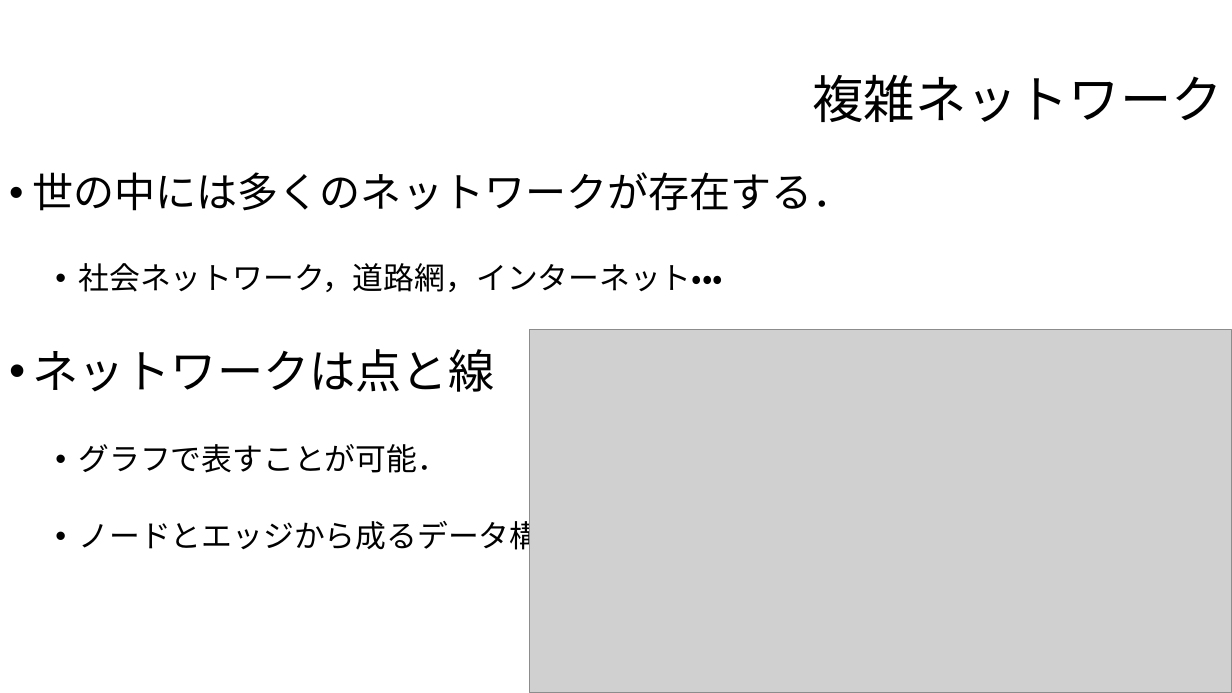
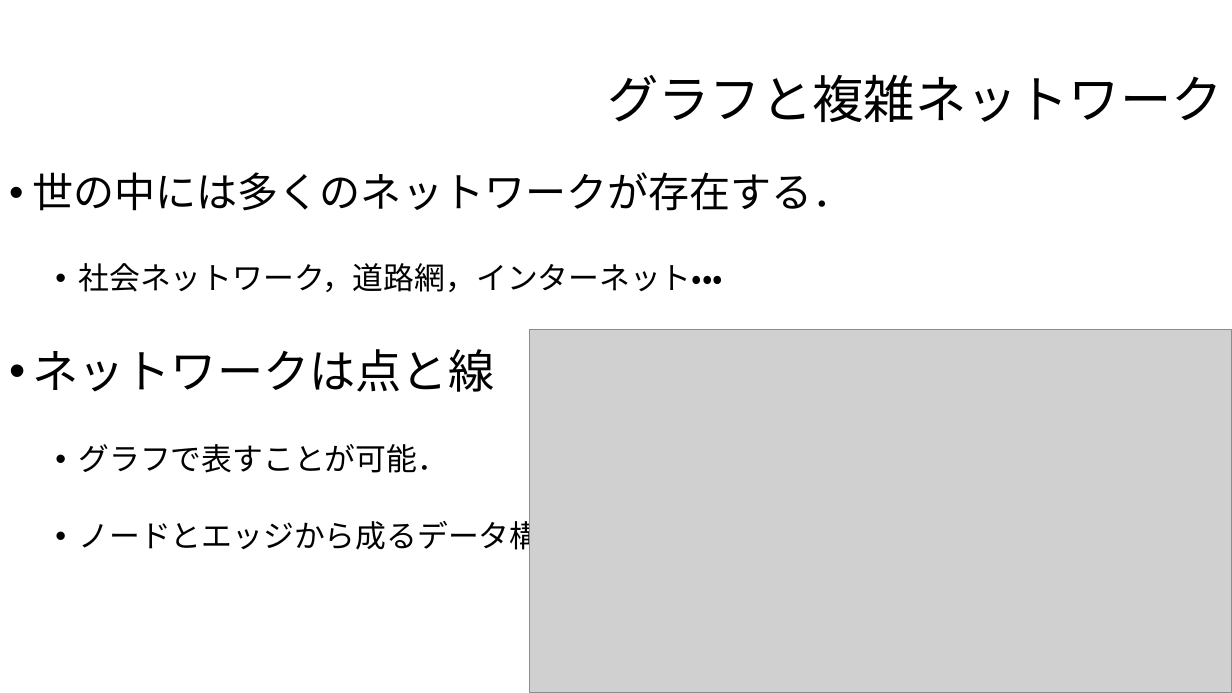
Before and after one commit to hiragaatsuya/trial_shudolab_2019, a slide deck: slide 4 of 第1回スライド.pptx (slide 5 before the commit). Drawn at 1232x693 pixels with LibreOffice and Linux fonts; fonts in the diff are those of the drawing; grey boxes stand for pictures; background and template pictures are left out. Boxes give left, top, right and bottom in pixels: in the first picture for what was removed or moved away, otherwise in the second. Text is boxed around its words. In the diff, an @@ line names an element or a change of style, - is before the commit and + after.

```diff
--- a/第1回スライド.pptx
+++ b/第1回スライド.pptx
@@ title at (607,74,1222,122): text changed @@
-複雑ネットワーク
+グラフと複雑ネットワーク
```
Also in this commit, not shown: 7 other slides changed, 1 slide removed, 11 other files.
